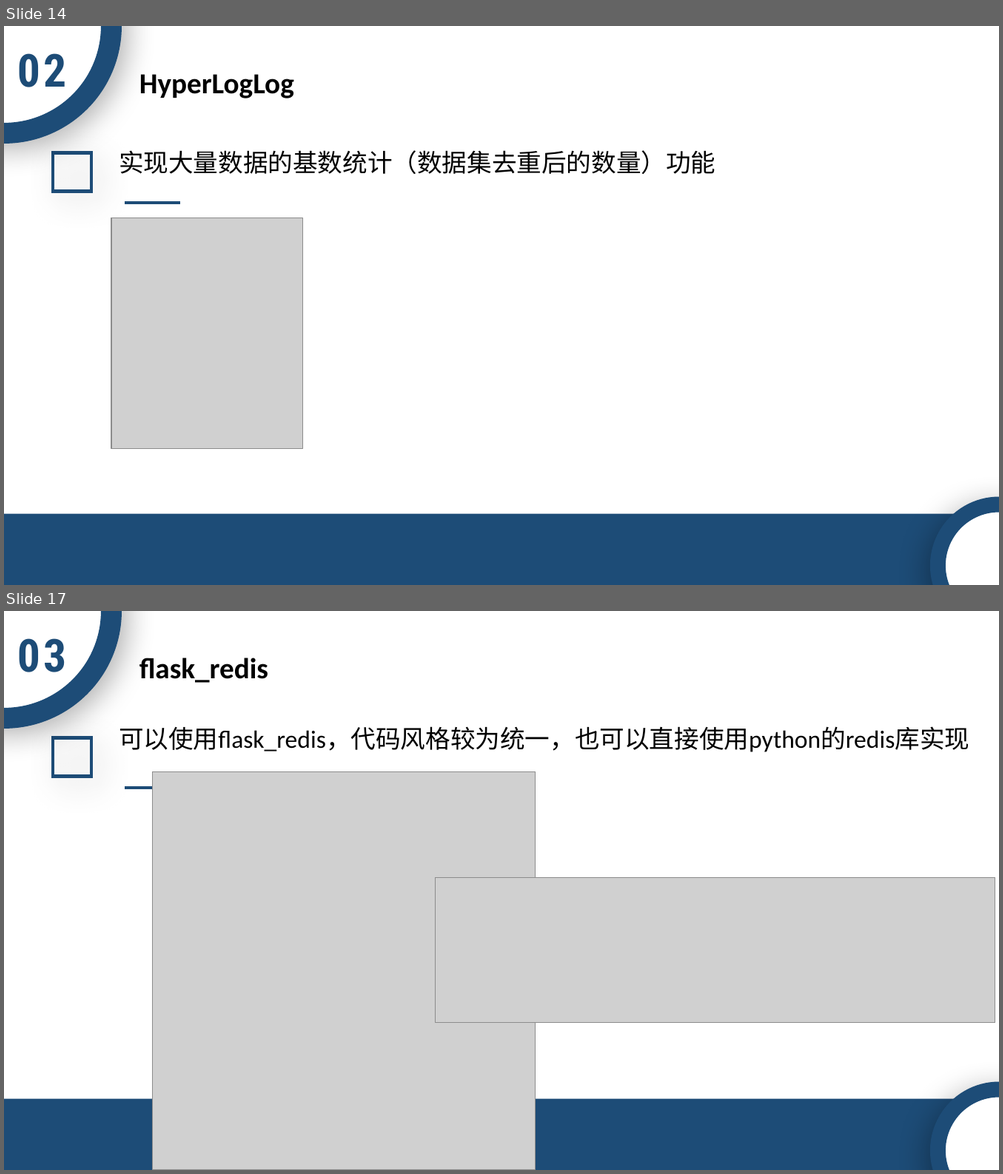
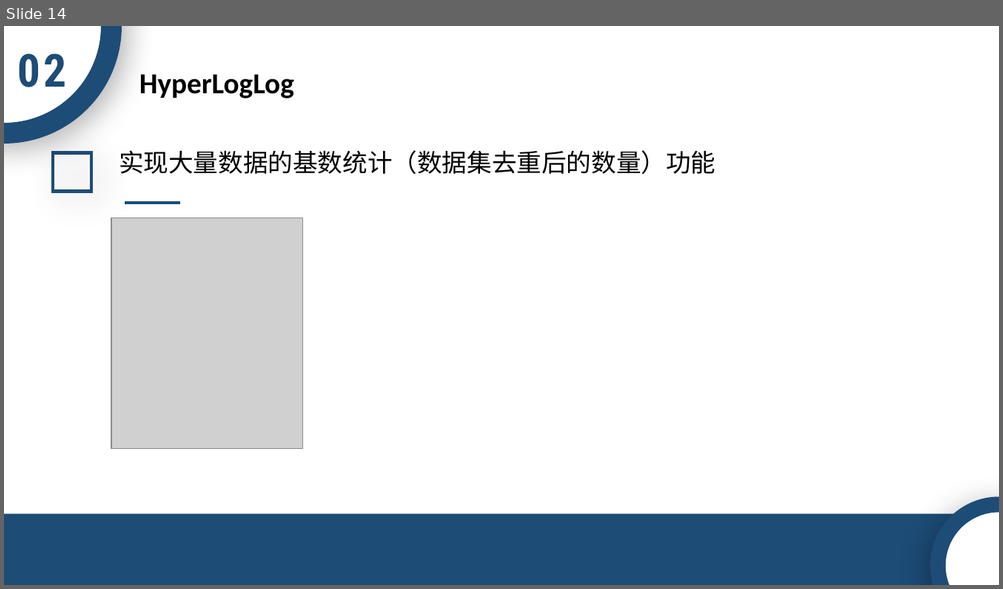
Before and after one commit to ACTSysGroup/Dev-Club, a slide deck: back-end/数据库/Redis.pptx. Shown one above the other, each under a label of ours: slides 14 and 17 before the commit, slide 14 after it; the slides between them are not shown. The pictures are 1003x1174 and 1003x589 pixels, drawn with LibreOffice and Linux fonts; fonts in the diff are those of the drawing; grey boxes stand for pictures; background and template pictures are left out. Boxes give left, top, right and bottom in pixels: in the first picture for what was removed or moved away, otherwise in the second. Text is boxed around its words. In the diff, an @@ line names an element or a change of style, - is before the commit and + after.

```diff
--- a/back-end/数据库/Redis.pptx
+++ b/back-end/数据库/Redis.pptx
@@ slide 17 removed at box(4, 611, 999, 1170), background picture (left out) @@
@@ ellipse removed at box(4, 611, 111, 718) @@
@@ text removed at box(17, 638, 66, 672) @@
-03
@@ text removed at box(139, 658, 268, 683) @@
-flask_redis
@@ rectangle removed at box(53, 738, 91, 777) @@
@@ text removed at box(119, 726, 969, 752) @@
-可以使用flask_redis，代码风格较为统一，也可以直接使用python的redis库实现
@@ line removed from (125, 788) to (180, 788) @@
@@ picture removed at box(153, 772, 535, 1170) @@
@@ picture removed at box(435, 878, 995, 1024) @@
@@ rectangle removed at box(4, 1099, 999, 1170) @@
@@ ellipse removed at box(937, 1090, 999, 1170) @@
```
Also in this commit, not shown: 12 slides changed, 2 other slides removed.
